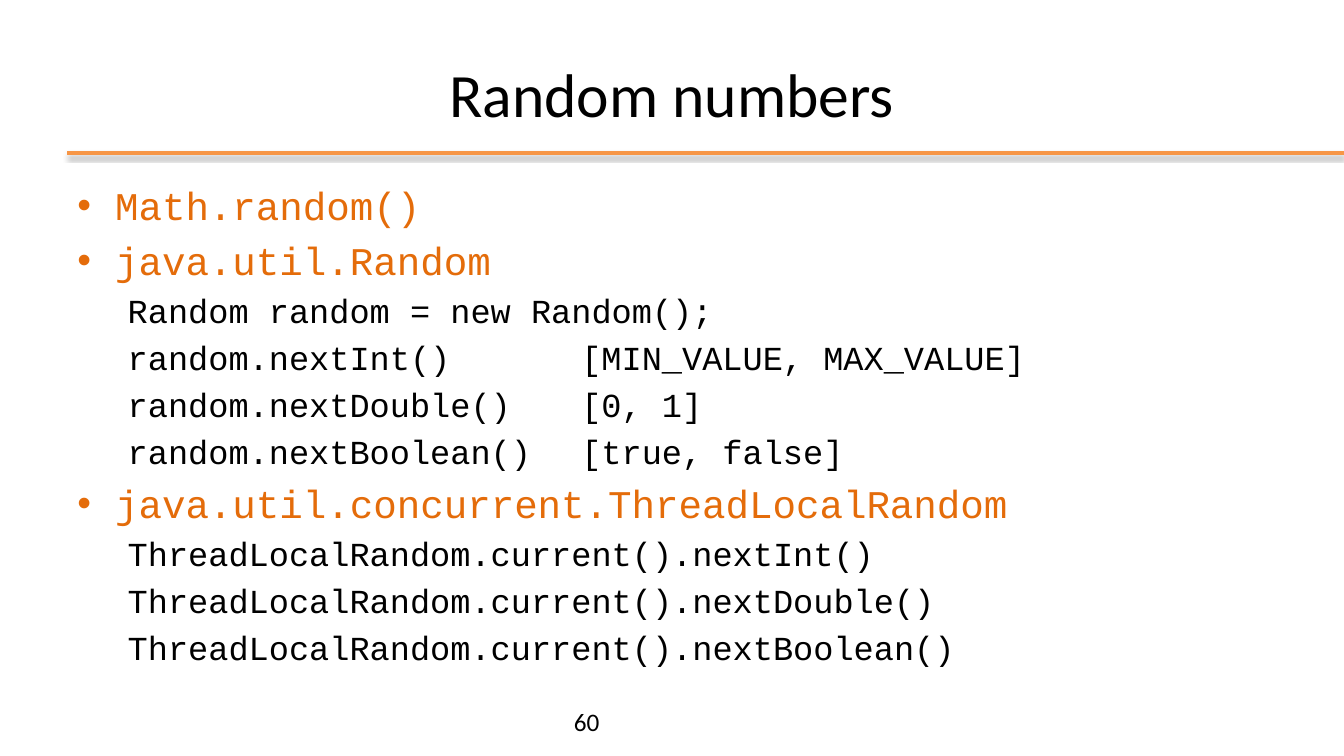
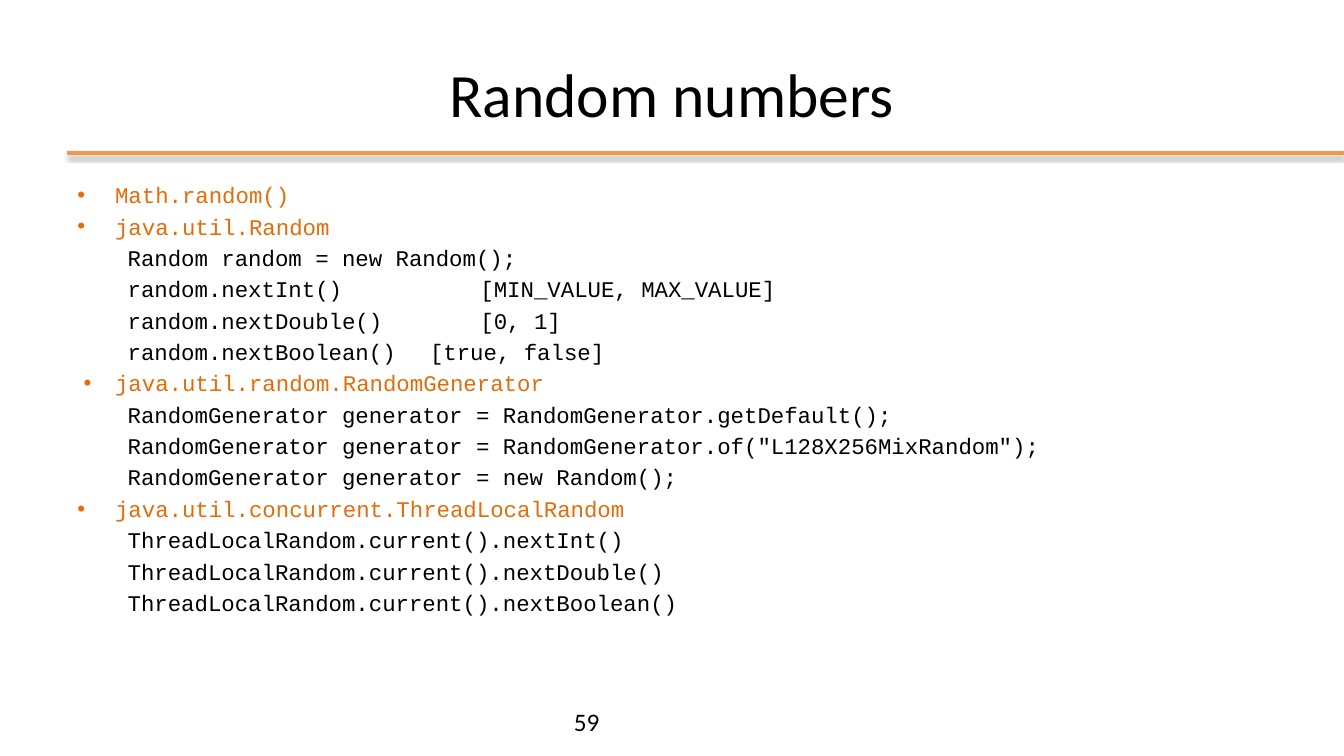
Before and after one commit to plctechnician/ooprogramming, a slide deck: slide 59 of java/slides/ppt/02 - Java Basics.pptx (slide 60 before the commit). Drawn at 1344x756 pixels with LibreOffice and Linux fonts; fonts in the diff are those of the drawing; background and template pictures are left out. Boxes give left, top, right and bottom in pixels: in the first picture for what was removed or moved away, otherwise in the second. Text is boxed around its words. In the diff, an @@ line names an element or a change of style, - is before the commit and + after.

```diff
--- a/java/slides/ppt/02 - Java Basics.pptx
+++ b/java/slides/ppt/02 - Java Basics.pptx
@@ text at box(115, 187, 775, 616): size 28 to 16 pt in "Math.random()", "java.util.Random", "java.util.concurrent.ThreadLocalRandom"; size 24 to 16 pt in "Random random = new Random();", "random.nextInt() [MIN_VALUE, MAX_VALUE]", "random.nextDouble() [0, 1]", "random.nextBoolean() [true, false]" and 3 more places; less space between paragraphs @@
@@ text at box(115, 375, 1039, 490): paragraphs added @@
+• java.util.random.RandomGenerator
+  RandomGenerator generator = RandomGenerator.getDefault();
+  RandomGenerator generator = RandomGenerator.of("L128X256MixRandom");
+  RandomGenerator generator = new Random();
@@ page number at box(574, 714, 600, 731): text changed @@
-60
+59
```
Also in this commit, not shown: 2 other slides changed, 1 slide removed.
